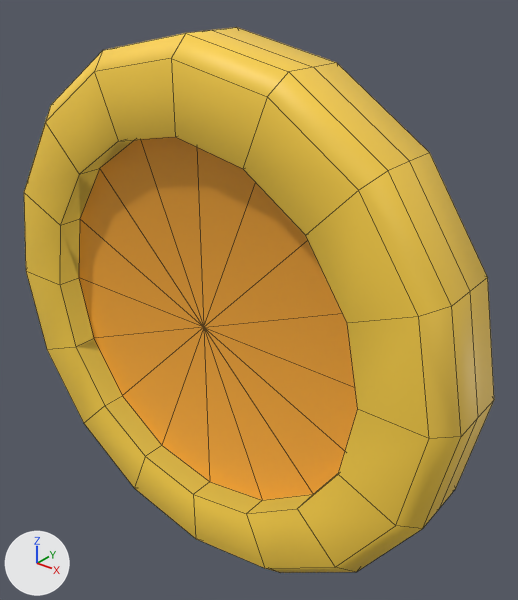
The FBX model assets/Mesh/Coin.fbx as it was, and as the next commit left it.
The view is the same before and after, from a 50 mm camera at (0.536, -0.592, 0.412) aimed at (0.032, 0.038, 0.021). Lighting does not change. The marker at lower left points along +X, +Y and +Z. Mesh edges are drawn as thin lines. Where no turn or scale is listed for an object, it has been applied to the vertices.

Before the edit, the objects in view are built like this:
```python
me_coin = bpy.data.meshes.new('Coin')
me_coin.from_pydata(...)  # 146 vertices, 160 faces; spans x -0.339..0.339, y -0.062..0.062, z -0.339..0.339
me_coin.materials.append(mat_material)  # picture img_pattern_png
ob_coin = bpy.data.objects.new('Coin', me_coin)
ob_coin.location = (0.0, 0.0, 0.0)
```
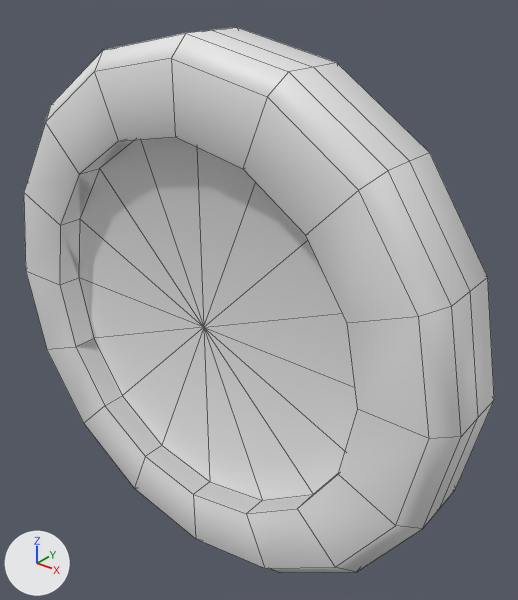
Pixel boxes (x1, y1, x2, y2) of what changed, in the pictures (518 x 600 px):
'Coin', recoloured (yellow to grey): (24, 27, 494, 573) in both

The change, as a diff of the scene's bpy script:
```diff
--- a/assets/Mesh/Coin.fbx.py
+++ b/assets/Mesh/Coin.fbx.py
@@ mat_material_001 @@
+mat_material_001 = principled_material('Material.001')
+mat_material_001.base_color = (0.8, 0.8, 0.8)  # white #e7e7e7
@@ me_coin @@
 me_coin.from_pydata(...)  # 146 vertices, 160 faces; spans x -0.339..0.339, y -0.062..0.062, z -0.339..0.339
-me_coin.materials.append(mat_material)  # picture img_pattern_png
+me_coin.materials.append(mat_material_001)  # white #e7e7e7
```
